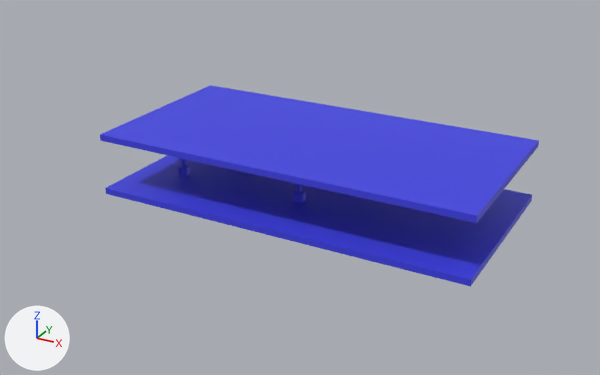
Two versions of the Blender file fcu-case/fcu-case.blend, one commit apart.
Both versions are drawn from a camera (50 mm lens) standing at (0.166, -0.318, 0.162) and looking at (-0.007, -0.003, 0.005). The axes (+X, +Y, +Z) are drawn at lower left. The lights are the same throughout.

The older version as bpy lines, for what is in view:
```python
me_cube = bpy.data.meshes.new('Cube')
me_cube.from_pydata(...)  # 720 vertices, 732 faces; spans x -0.09..0.09, y -0.045..0.045, z 0.0..0.03
# faces by material slot: [262, 470]
me_cube.materials.append(mat_material)  # blue #3f41e7
me_cube.materials.append(mat_material_001)  # blue #3f41e7
ob_bottom = bpy.data.objects.new('bottom', me_cube)
ob_bottom.location = (0.0, 0.0, 0.0)
```
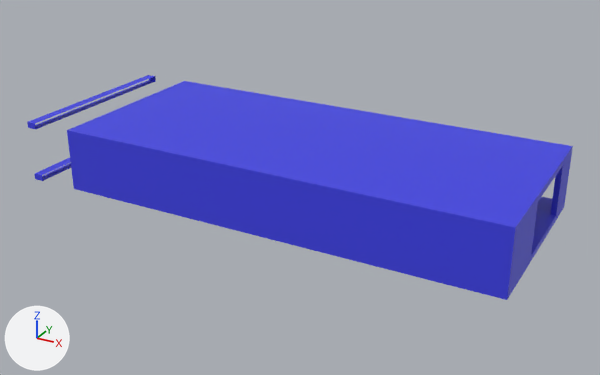
Where the change shows, as pixel boxes (x1, y1, x2, y2) in the pictures (600 x 375 px):
'bottom', reshaped (15% wider, 9% taller): before (100, 85, 539, 286); after (67, 81, 573, 300)
'front', added (blue): after (68, 137, 517, 293)
'left_leg', added (blue): after (27, 75, 156, 181)
    faces in mat_material_001 (blue #3f41e7): (27, 75, 156, 129)
    faces in mat_material (blue #3f41e7): (35, 158, 71, 181)

The change, as a diff of the scene's bpy script:
```diff
--- a/fcu-case/fcu-case.blend.py
+++ b/fcu-case/fcu-case.blend.py
@@ me_cube @@
 # used by ob_bottom; location = (0.0, 0.0, 0.0)
-me_cube.from_pydata(...)  # 720 vertices, 732 faces; spans x -0.09..0.09, y -0.045..0.045, z 0.0..0.03
+me_cube.from_pydata(...)  # 1496 vertices, 1508 faces; spans x -0.108..0.105, y -0.048..0.045, z 0.0..0.03
+# me_cube part 1: 71 vertices moved from x -0.09..0.09, y -0.015..0.045, z 0.0..0.03 to x -0.108..0.105, y -0.015..0.045, z 0.0..0.03; 17 vertices removed from x -0.09..0.09, y -0.045..0.045, z 0.0..0.03; 793 vertices added at x -0.108..0.105, y -0.048..0.045, z 0.0..0.03
 me_cube.materials.append(mat_material)
@@ me_cube_002 @@
+me_cube_002.from_pydata(...)  # 120 vertices, 60 faces; spans x -0.0025..0.0025, y -0.05..0.043, z -0.0159..0.0141
+# faces by material slot: [28, 32]
+me_cube_002.materials.append(mat_material)  # blue #3f41e7
+me_cube_002.materials.append(mat_material_001)  # blue #3f41e7
@@ me_cube_001 @@
+me_cube_001.from_pydata(...)  # 108 vertices, 106 faces; spans x -0.108..0.105, y -0.001..0.01, z -0.012..0.012
+# faces by material slot: [95, 11]
+me_cube_001.materials.append(mat_material)  # blue #3f41e7
+me_cube_001.materials.append(mat_material_001)  # blue #3f41e7
@@ ob_left_leg @@
+ob_left_leg = bpy.data.objects.new('left_leg', me_cube_002)
+ob_left_leg.location = (-0.1301, 0.0018, 0.0159)
@@ ob_front @@
+ob_front = bpy.data.objects.new('front', me_cube_001)
+ob_front.location = (0.0, -0.0465, 0.015)
```
